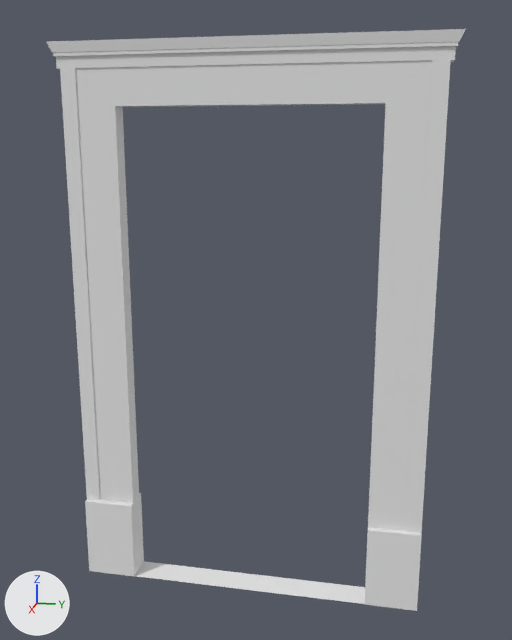
An edit to the Blender file Assets/models/floor_2/door_plain02.blend, drawn before and after from the same camera.
Both versions are drawn from a 50 mm camera at (4.22, 0.9, 2.92) aimed at (-0.03, 0.05, 1.86). The axes (+X, +Y, +Z) are drawn at lower left. The lights are the same throughout.

Objects in the first picture: 'door_frame_se'.
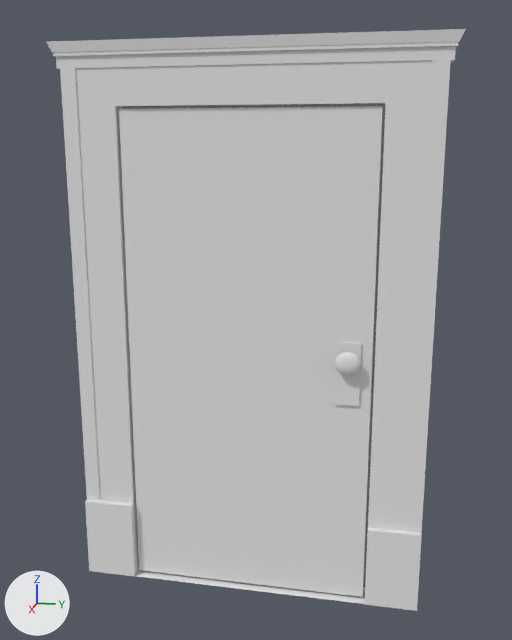
Patch to the scene script:
```diff
--- a/Assets/models/floor_2/door_plain02.blend.py
+++ b/Assets/models/floor_2/door_plain02.blend.py
@@ ob_door_se @@
 ob_door_se.scale = (0.775, 0.05, 1.55)
-ob_door_se.hide_set(True)  # its collection is switched off
@@ ob_door_knob @@
 ob_door_knob.scale = (0.0789, 0.0293, 0.075)
-ob_door_knob.hide_set(True)  # its collection is switched off
@@ ob_door_plate @@
 ob_door_plate.scale = (0.075, 0.005, 0.2)
-ob_door_plate.hide_set(True)  # its collection is switched off
```

Where the change shows, as pixel boxes [x1, y1, x2, y2] in the pictures (512 x 640 px):
'door_se', shown
    after: [119, 106, 383, 597]
'door_plate', shown
    after: [335, 342, 361, 406]
'door_knob', shown
    after: [335, 352, 360, 376]
